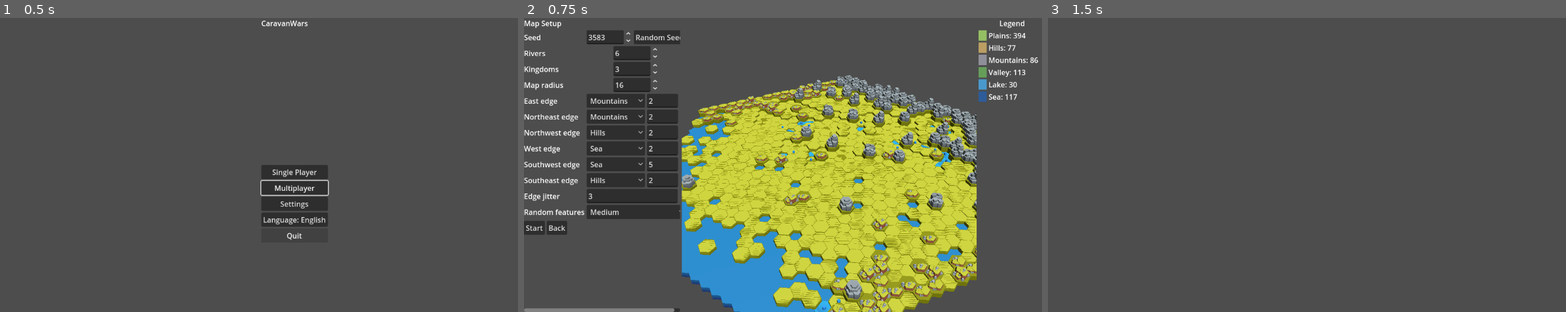
Above: before the commit, frames 1-3 (left to right).
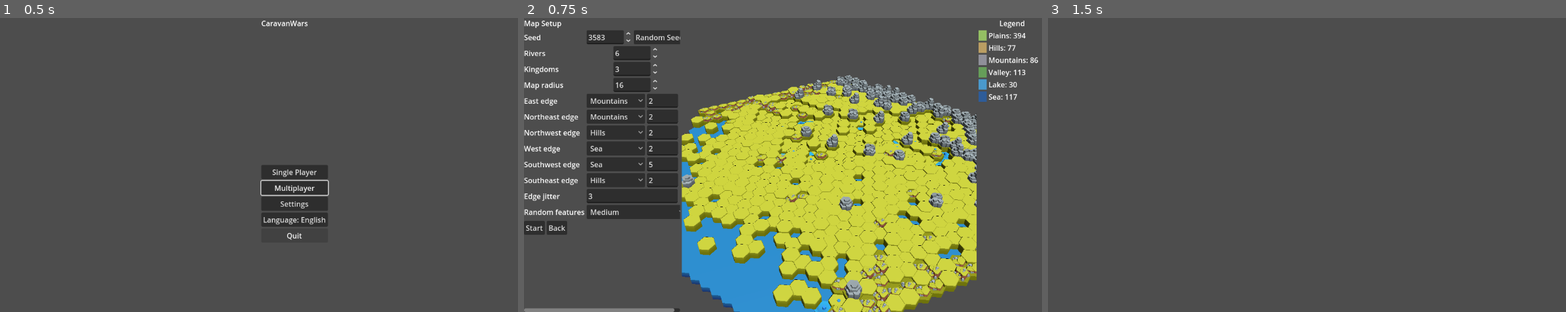
Above: after the commit, the same moments.

Repository: sepa79/CaravanWars
Game: Godot game, scene res://scenes/Main.tscn
Two runs of this game, one before a commit and one after it. Both use one fixed random seed, a clock stepped at 60 frames per second and the inputs below.
Inputs:
- Up to frame 1 (0.5 s): no input
- Up to frame 2 (0.75 s): click "Single Player" at 0.5 s
- Up to frame 3 (1.5 s): click "Start" at 1.25 s

Frame 1 is identical in both runs. In frame 2, 9.8% of the frame differs, in the area x 30-88%, y 22-100%; in frame 3, nothing differs.

Commit message:
fix: lift land surfaces above bases

Diff:
--- a/game/ui/MapView.gd
+++ b/game/ui/MapView.gd
@@ -813,7 +813,7 @@
         var safe_height: float = max(height, LAND_SURFACE_PIVOT_EPSILON)
         var y_scale: float = base_scale / safe_height
         basis = basis.scaled(Vector3(1.0, y_scale, 1.0))
-        origin.y = world_height - max_y * y_scale
+        origin.y = world_height - min_y * y_scale
     else:
         origin.y = world_height - min_y
     return Transform3D(basis, origin)
Not shown, changed: CHANGELOG.md
